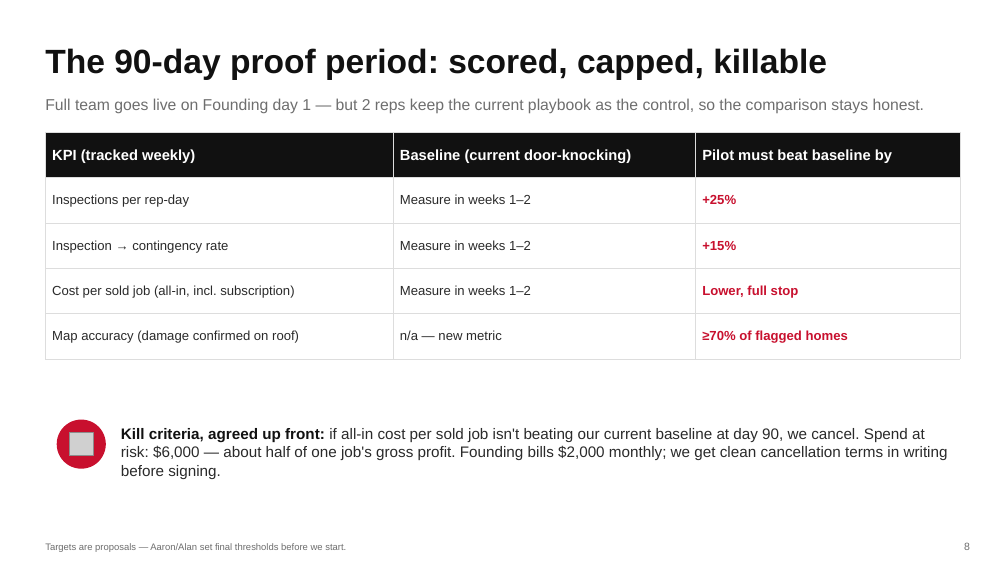
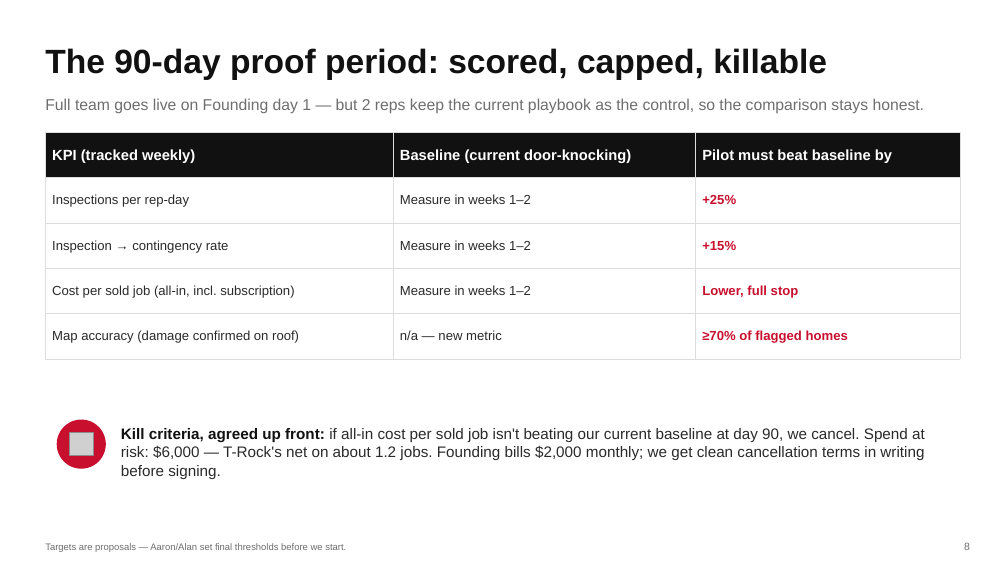
Before and after one commit to DommyD26/roofing-site-template, a slide deck: slide 8 of pitch/Storm-Scout-Pitch.pptx. Drawn at 1008x567 pixels with LibreOffice and Linux fonts; fonts in the diff are those of the drawing; grey boxes stand for pictures. Boxes give left, top, right and bottom in pixels: in the first picture for what was removed or moved away, otherwise in the second. Text is boxed around its words. In the diff, an @@ line names an element or a change of style, - is before the commit and + after.

```diff
--- a/pitch/Storm-Scout-Pitch.pptx
+++ b/pitch/Storm-Scout-Pitch.pptx
@@ text at [121, 428, 925, 479]: text changed @@
-Kill criteria, agreed up front: if all-in cost per sold job isn't beating our current baseline at day 90, we cancel. Spend at risk: $6,000 — about half of one job's gross profit. Founding bills $2,000 monthly; we get clean cancellation terms in writing before signing.
+Kill criteria, agreed up front: if all-in cost per sold job isn't beating our current baseline at day 90, we cancel. Spend at risk: $6,000 — T-Rock's net on about 1.2 jobs. Founding bills $2,000 monthly; we get clean cancellation terms in writing before signing.
```
Also in this commit, not shown: 3 other slides changed, 1 other file.
